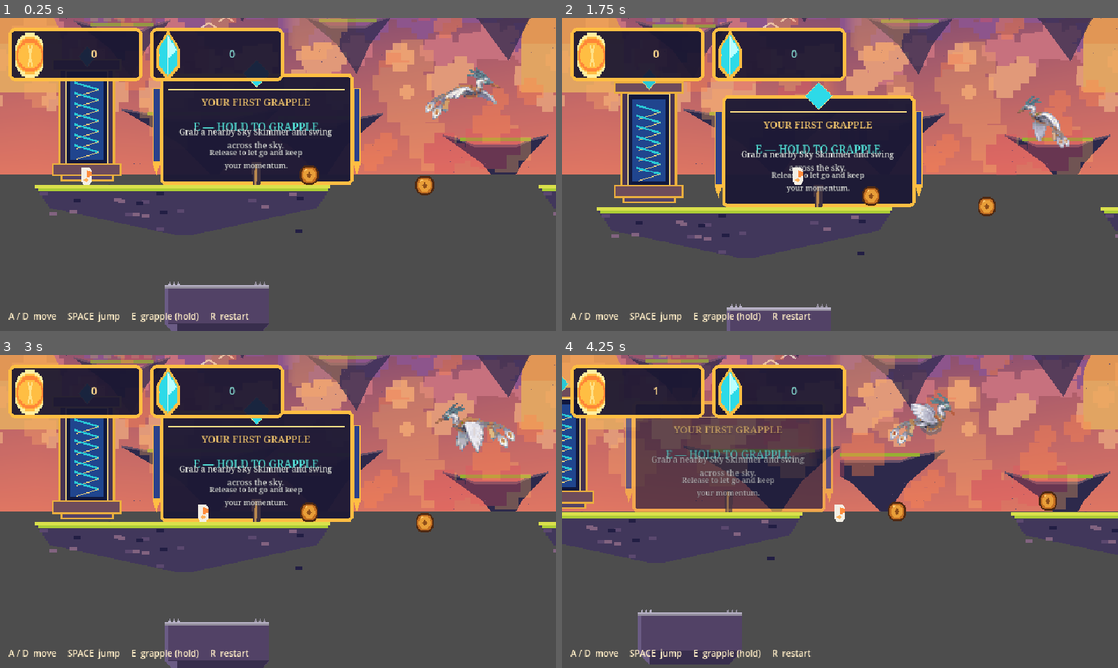
Above: before the commit, frames 1-4 (two rows, left to right).
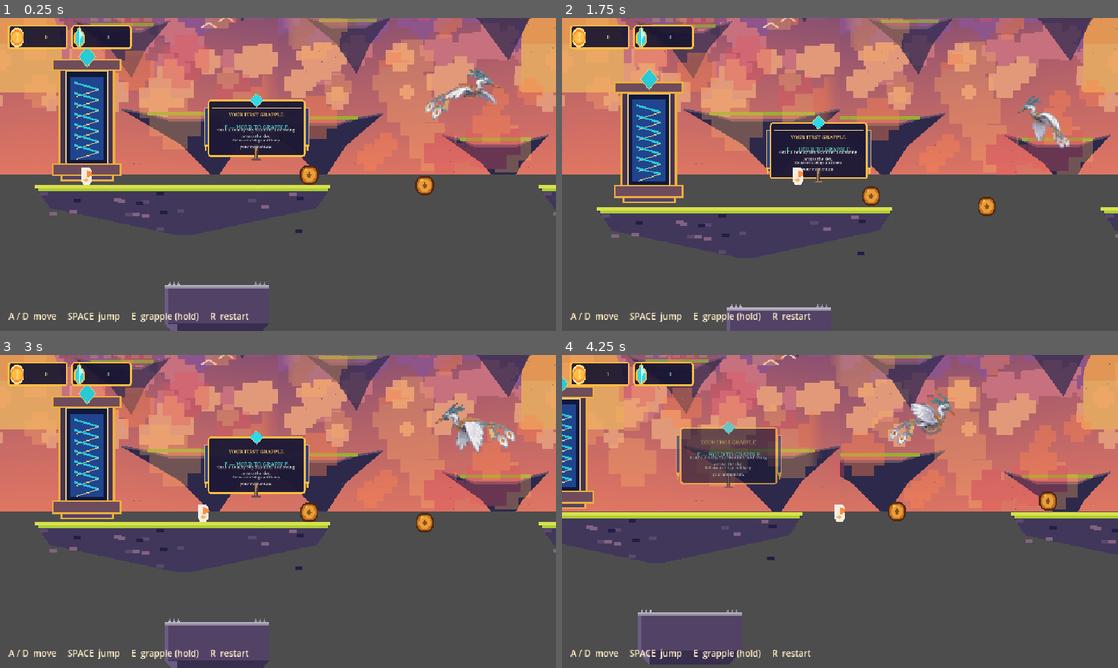
Above: after the commit, the same moments.

Repository: sebastiannovia/EclipseGameSebastian
Game: Godot game, scene res://scenes/Main.tscn
Same seed, same stepped clock (60 frames per second), same inputs: the game is played once before the commit and once after it.
Inputs (mouse positions are in pixels of both pictures, inside the frame that each line leads up to):
- Up to frame 1 (0.25 s): no input
- Up to frame 2 (1.75 s): tap Enter at 0.5 s; move the mouse to (962, 158) at 0.52 s; hold D (move_right) from 0.53 s (still down); tap E (grapple) at 0.6, 1.35 s; click (962, 158) at 0.67 s; tap Space (jump) at 0.77, 1.07, 1.52 s; move the mouse to (728, 190) at 1.27 s; click (728, 190) at 1.42 s
- Up to frame 3 (3 s): tap Space (jump) at 1.82 s; move the mouse to (333, 442) at 2.02 s; release D (move_right) at 2.03 s; hold A (move_left) 2.03-2.78 s; tap E (grapple) at 2.1, 2.85 s; click (333, 442) at 2.17 s; move the mouse to (250, 574) at 2.77 s; hold D (move_right) from 2.78 s (still down); click (250, 574) at 2.92 s
- Up to frame 4 (4.25 s): keep holding D (move_right); tap Space (jump) at 3.02, 3.32, 3.77, 4.07 s; move the mouse to (1006, 558) at 3.52 s; tap E (grapple) at 3.6 s; click (1006, 558) at 3.67 s

The runs differ from the first frame. In frame 1, 17% of the frame differs, in the area x 1-65%, y 2-54%; in frame 2, 18%, in the area x 1-65%, y 2-61%; in frame 3, 17%; in frame 4, 16%.

Commit message:
Adjust tutorial sign and collectible HUD scale

Diff:
--- a/scenes/levels/Level_01.tscn
+++ b/scenes/levels/Level_01.tscn
@@ -512,7 +512,7 @@
 z_index = -5
 texture_filter = 1
 position = Vector2(295.265, -65.99)
-scale = Vector2(0.78, 0.78)
+scale = Vector2(0.395, 0.395)
 script = ExtResource("7_tutorial")
 
 [node name="SignFrame" type="Sprite2D" parent="GrappleTutorialSign" unique_id=648364568]
@@ -583,17 +583,17 @@
 [node name="HudLayer" type="CanvasLayer" parent="." unique_id=208181902]
 layer = 5
 
-[node name="CollectiblesPanel" type="TextureRect" parent="HudLayer"]
+[node name="CollectiblesPanel" type="TextureRect" parent="HudLayer" unique_id=1847222716]
 offset_left = 8.0
 offset_top = 6.0
 offset_right = 168.0
 offset_bottom = 42.0
+scale = Vector2(0.45, 0.45)
 mouse_filter = 2
 texture = SubResource("HudPanelFrame")
-stretch_mode = 0
-
-[node name="Counters" type="HBoxContainer" parent="HudLayer/CollectiblesPanel"]
-anchors_preset = 15
+
+[node name="Counters" type="HBoxContainer" parent="HudLayer/CollectiblesPanel" unique_id=1337907203]
+layout_mode = 0
 anchor_right = 1.0
 anchor_bottom = 1.0
 offset_left = 10.0
@@ -603,50 +603,46 @@
 mouse_filter = 2
 theme_override_constants/separation = 10
 
-[node name="CoinCounter" type="HBoxContainer" parent="HudLayer/CollectiblesPanel/Counters"]
-layout_mode = 2
+[node name="CoinCounter" type="HBoxContainer" parent="HudLayer/CollectiblesPanel/Counters" unique_id=615097579]
 custom_minimum_size = Vector2(65, 0)
+layout_mode = 2
 size_flags_horizontal = 3
 mouse_filter = 2
 theme_override_constants/separation = 4
 
-[node name="CoinIcon" type="TextureRect" parent="HudLayer/CollectiblesPanel/Counters/CoinCounter"]
-layout_mode = 2
+[node name="CoinIcon" type="TextureRect" parent="HudLayer/CollectiblesPanel/Counters/CoinCounter" unique_id=1380236693]
 custom_minimum_size = Vector2(16, 16)
+layout_mode = 2
 mouse_filter = 2
 texture = ExtResource("18_hud_coin")
-stretch_mode = 0
-
-[node name="CoinCount" type="Label" parent="HudLayer/CollectiblesPanel/Counters/CoinCounter"]
-layout_mode = 2
+
+[node name="CoinCount" type="Label" parent="HudLayer/CollectiblesPanel/Counters/CoinCounter" unique_id=2130491095]
 custom_minimum_size = Vector2(32, 0)
+layout_mode = 2
 size_flags_horizontal = 3
-mouse_filter = 2
 theme_override_colors/font_color = Color(1, 0.84, 0.55, 1)
 theme_override_font_sizes/font_size = 12
 text = "0"
 horizontal_alignment = 1
 vertical_alignment = 1
 
-[node name="SpecialCounter" type="HBoxContainer" parent="HudLayer/CollectiblesPanel/Counters"]
-layout_mode = 2
+[node name="SpecialCounter" type="HBoxContainer" parent="HudLayer/CollectiblesPanel/Counters" unique_id=514792292]
 custom_minimum_size = Vector2(65, 0)
+layout_mode = 2
 size_flags_horizontal = 3
 mouse_filter = 2
 theme_override_constants/separation = 4
 
-[node name="GemIcon" type="TextureRect" parent="HudLayer/CollectiblesPanel/Counters/SpecialCounter"]
-layout_mode = 2
+[node name="GemIcon" type="TextureRect" parent="HudLayer/CollectiblesPanel/Counters/SpecialCounter" unique_id=441595819]
 custom_minimum_size = Vector2(16, 16)
+layout_mode = 2
 mouse_filter = 2
 texture = ExtResource("19_hud_gem")
-stretch_mode = 0
-
-[node name="SpecialCoinCount" type="Label" parent="HudLayer/CollectiblesPanel/Counters/SpecialCounter"]
-layout_mode = 2
+
+[node name="SpecialCoinCount" type="Label" parent="HudLayer/CollectiblesPanel/Counters/SpecialCounter" unique_id=499358832]
 custom_minimum_size = Vector2(32, 0)
+layout_mode = 2
 size_flags_horizontal = 3
-mouse_filter = 2
 theme_override_colors/font_color = Color(0.52, 0.86, 0.82, 1)
 theme_override_font_sizes/font_size = 12
 text = "0"
